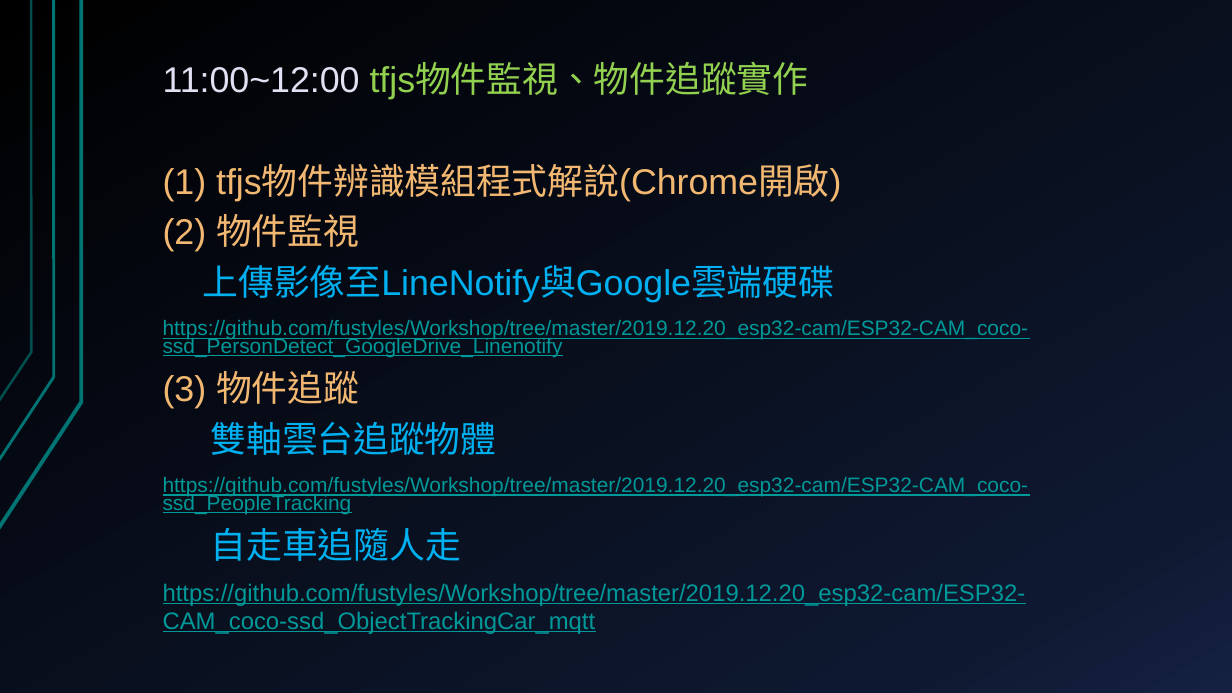
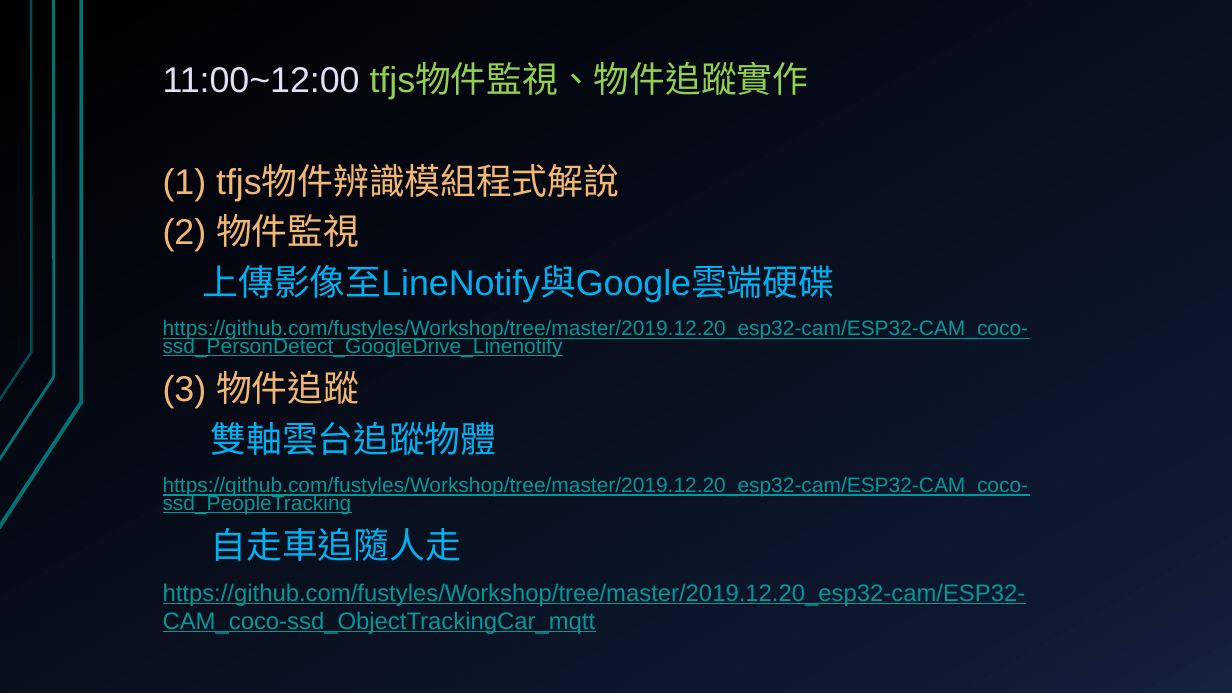
Before and after one commit to deltacod/Workshop, a slide deck: slide 31 of 2019.12.20_esp32-cam/ESP32-CAM-AI影像辨識應用.pptx. Drawn at 1232x693 pixels with LibreOffice and Linux fonts; fonts in the diff are those of the drawing. Boxes give left, top, right and bottom in pixels: in the first picture for what was removed or moved away, otherwise in the second. Text is boxed around its words. In the diff, an @@ line names an element or a change of style, - is before the commit and + after.

```diff
--- a/2019.12.20_esp32-cam/ESP32-CAM-AI影像辨識應用.pptx
+++ b/2019.12.20_esp32-cam/ESP32-CAM-AI影像辨識應用.pptx
@@ text at (163,166,619,201): text changed @@
-(1) tfjs物件辨識模組程式解說(Chrome開啟)
+(1) tfjs物件辨識模組程式解說
```
Also in this commit, not shown: 8 other slides changed, 1 slide added, 1 other file.
